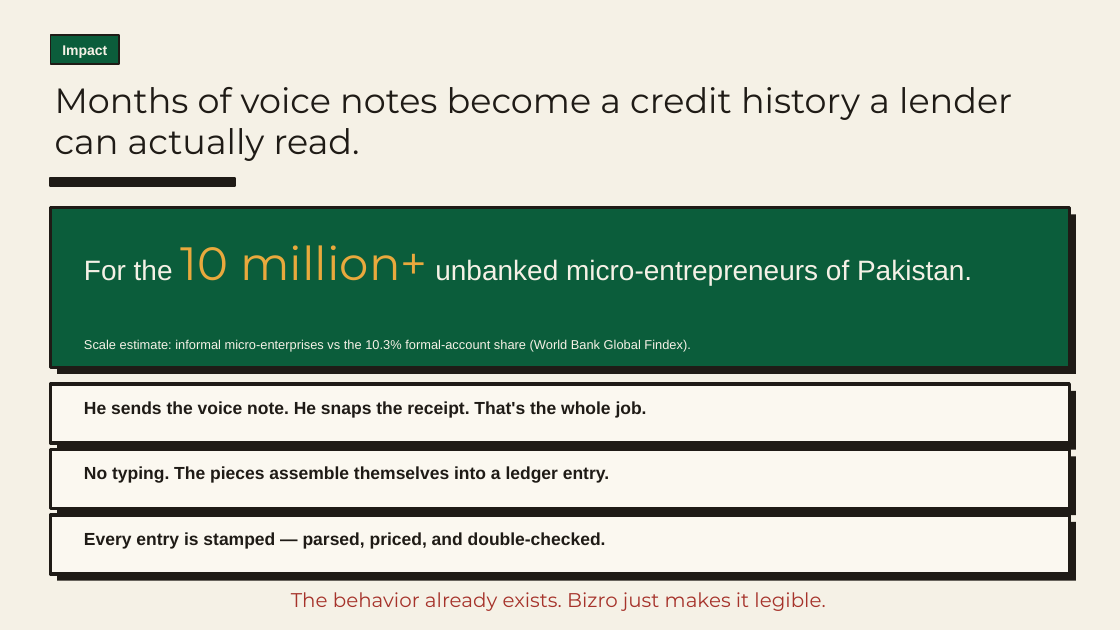
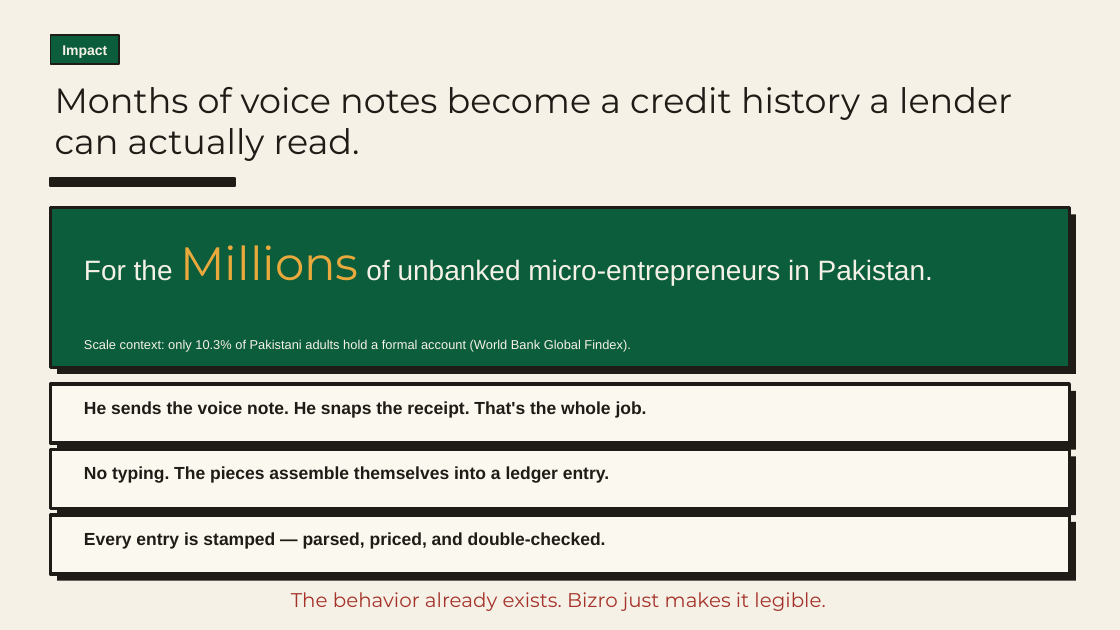
Before and after one commit to HussamHaroon/Bizro, a slide deck: slide 10 of docs/Bizro_Pitch.pptx. Drawn at 1120x630 pixels with LibreOffice and Linux fonts; fonts in the diff are those of the drawing. Boxes give left, top, right and bottom in pixels: in the first picture for what was removed or moved away, otherwise in the second. Text is boxed around its words. In the diff, an @@ line names an element or a change of style, - is before the commit and + after.

```diff
--- a/docs/Bizro_Pitch.pptx
+++ b/docs/Bizro_Pitch.pptx
@@ text at bbox=[84, 245, 933, 285]: text changed @@
-For the 10 million+ unbanked micro-entrepreneurs of Pakistan.
+For the Millions of unbanked micro-entrepreneurs in Pakistan.
@@ text at bbox=[84, 339, 630, 352]: text changed @@
-Scale estimate: informal micro-enterprises vs the 10.3% formal-account share (World Bank Global Findex).
+Scale context: only 10.3% of Pakistani adults hold a formal account (World Bank Global Findex).
```
Also in this commit, not shown: 3 other slides changed, 1 other file.
